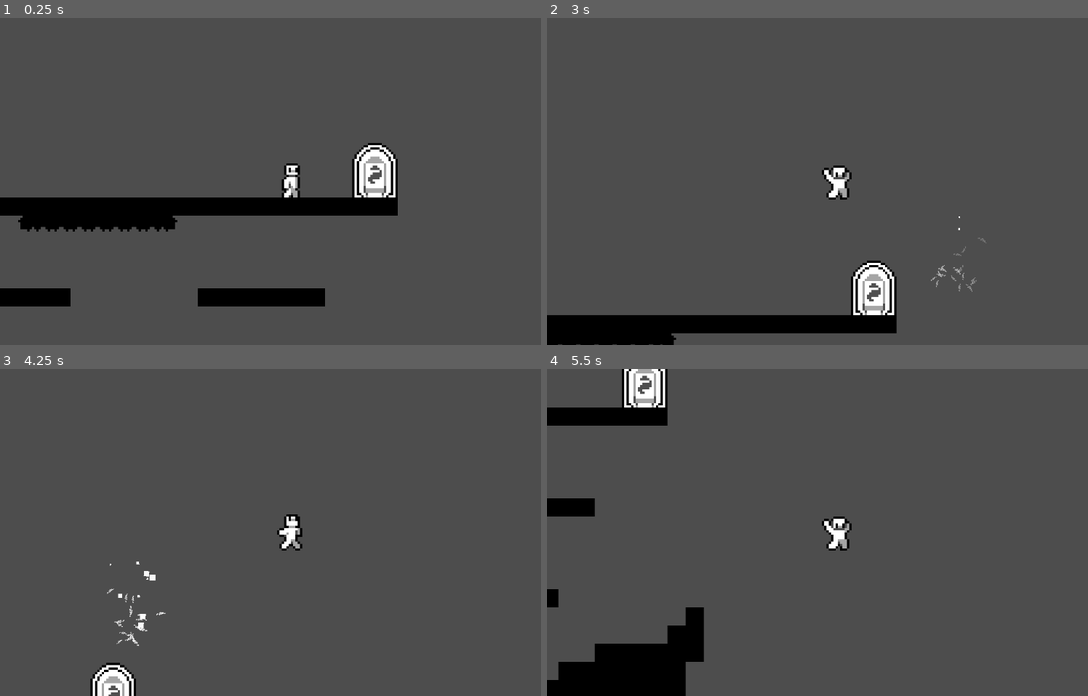
Above: before the commit, frames 1-4 (two rows, left to right).
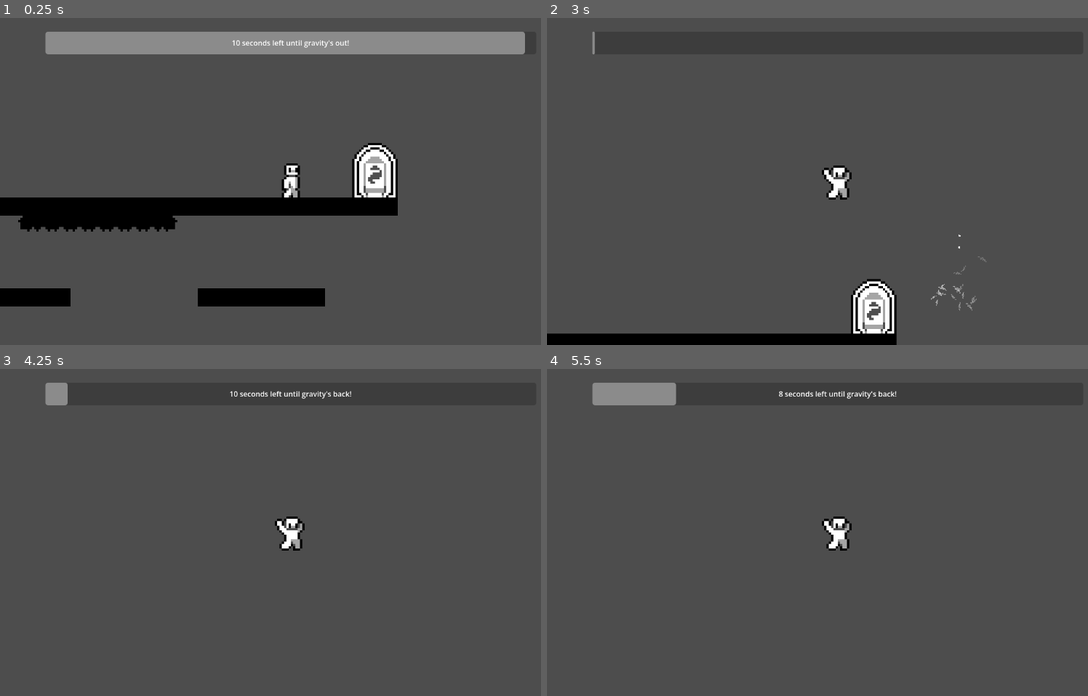
Above: after the commit, the same moments.

Repository: Choco-latez/gmtk-2026
Game: Godot game, scene res://Map/map_test.tscn
Two runs of this game, one before a commit and one after it. Both use one fixed random seed, a clock stepped at 60 frames per second and the inputs below.
Inputs (mouse positions are in pixels of both pictures, inside the frame that each line leads up to):
- Up to frame 1 (0.25 s): no input
- Up to frame 2 (3 s): tap Enter at 0.5 s; move the mouse to (963, 165) at 0.52 s; hold X (JUMP) 0.53-1.28 s; hold Right (RIGHT) 0.53-2.03 s; tap Z (DIVE) at 0.6, 1.55, 2.1 s; click (963, 165) at 0.67 s; move the mouse to (720, 197) at 1.27 s; tap X (JUMP) at 1.35, 1.52, 1.82 s; move the mouse to (898, 109) at 2.02 s; hold Left (LEFT) 2.03-2.78 s; hold X (JUMP) 2.03-2.78 s; move the mouse to (806, 246) at 2.77 s; hold Right (RIGHT) from 2.78 s (still down); tap C (USE) at 2.85 s; click (806, 246) at 2.92 s
- Up to frame 3 (4.25 s): keep holding Right (RIGHT); tap X (JUMP) at 3.02, 3.32 s; tap Z (DIVE) at 3.05, 3.6 s; move the mouse to (465, 581) at 3.52 s; hold X (JUMP) from 3.53 s (still down)
- Up to frame 4 (5.5 s): move the mouse to (666, 483) at 4.27 s; release Right (RIGHT) at 4.28 s; release X (JUMP) at 4.28 s; hold Left (LEFT) 4.28-5.03 s; tap X (JUMP) at 4.35, 4.52, 4.82 s; tap Z (DIVE) at 4.55, 5.1 s; move the mouse to (866, 532) at 5.02 s; hold Right (RIGHT) from 5.03 s (still down); hold X (JUMP) from 5.03 s (still down); click (866, 532) at 5.17 s

The runs differ from the first frame. In frame 1, 6.1% of the frame differs, in the area x 8-98%, y 4-12%; in frame 2, 6.1%; in frame 3, 1.6%; in frame 4, 7.7%, in the area x 0-65%, y 0-100%.

Commit message:
count down

Diff:
--- a/gmtk-2026/Entities/Character Entities/Player/Scripts/Player.gd
+++ b/gmtk-2026/Entities/Character Entities/Player/Scripts/Player.gd
@@ -2,6 +2,7 @@
 extends CharacterBody2D
 
 signal died
+signal ability_used
 
 @export var jump_particle_instance : PackedScene
 
@@ -73,6 +74,8 @@
 
 func _ready() -> void:
 	apply_gravity(true)
+	SignalBus.connect("change_gravity",apply_gravity)
+	connect("ability_used",SignalBus.use_ability)
 
 func _physics_process(delta: float) -> void:
 	if Input.is_action_just_pressed("debug1"):
--- a/gmtk-2026/Entities/Character Entities/Player/Scripts/normal_movement.gd
+++ b/gmtk-2026/Entities/Character Entities/Player/Scripts/normal_movement.gd
@@ -39,6 +39,7 @@
 		player.velocity.y = player.JUMP_VELOCITY
 		player.additional_jumps_available -=1
 		player.jump_particles_instantiate()
+		player.ability_used.emit()
 	elif Input.is_action_pressed("JUMP") and player.continue_jump and not player.is_on_floor():
 		player.velocity.y += player.JUMP_VELOCITY* 3.5 * get_physics_process_delta_time()
 	if Input.is_action_just_released("JUMP"):
@@ -70,6 +71,7 @@
 		player.velocity.y = 0
 
 		await %"Dive Timer".timeout
+		player.ability_used.emit()
 		%"Dive Charge Particles".emitting = false
 		%"Dive Particles".emitting = true
 		%"Dive Timer".wait_time = 0.05
--- a/gmtk-2026/Entities/Character Entities/Player/Scripts/zero_gravity_movement.gd
+++ b/gmtk-2026/Entities/Character Entities/Player/Scripts/zero_gravity_movement.gd
@@ -68,7 +68,7 @@
 
 
 		await %"Dive Timer".timeout
-
+		player.ability_used.emit()
 		%"Dive Timer".wait_time = 0.05
 		%"Dive Timer".start()
 		%"Dive Charge Particles".emitting = false
@@ -114,7 +114,7 @@
 
 	elif standing_dir == standing_directions.NONE:
 		if Input.is_action_just_pressed("JUMP") and player.additional_jumps_available > 0:
-			print("123")
+			player.ability_used.emit()
 			%"Jump Timer".start()
 			var input = Input.get_vector("LEFT","RIGHT","UP","DOWN")
 			if input == Vector2.ZERO:
--- a/gmtk-2026/Map/Map.gd
+++ b/gmtk-2026/Map/Map.gd
@@ -5,6 +5,7 @@
 # Called when the node enters the scene tree for the first time.
 func _ready() -> void:
 	$CharacterBody2D.died.connect(die)
+	$UI.visible = true
 
 	if not Savedata.fastdeath:
 		$CanvasLayer.visible = true
--- a/gmtk-2026/Map/map_test.tscn
+++ b/gmtk-2026/Map/map_test.tscn
@@ -9,6 +9,7 @@
 [ext_resource type="PackedScene" uid="uid://cesnrjpymgyr4" path="res://UI/sign_popup.tscn" id="6_fsokj"]
 [ext_resource type="PackedScene" uid="uid://c4c3u1ieaa1cr" path="res://Entities/sign_entity.tscn" id="7_0j4rv"]
 [ext_resource type="PackedScene" uid="uid://n5k1cvfb7bpu" path="res://Map/exit_door.tscn" id="9_70vnw"]
+[ext_resource type="PackedScene" uid="uid://bf0tp1d4suvgu" path="res://UI/countdown.tscn" id="10_t5kmh"]
 
 [sub_resource type="TileSetAtlasSource" id="TileSetAtlasSource_wvdts"]
 texture = ExtResource("1_uxbqh")
@@ -1101,3 +1102,8 @@
 [node name="Camera2D" type="Camera2D" parent="CharacterBody2D" unique_id=1867189765]
 zoom = Vector2(5, 5)
 position_smoothing_speed = 0.0
+
+[node name="UI" type="CanvasLayer" parent="." unique_id=1903881445]
+visible = false
+
+[node name="Countdown" parent="UI" unique_id=1818328806 instance=ExtResource("10_t5kmh")]
--- a/gmtk-2026/Signal Bus.gd
+++ b/gmtk-2026/Signal Bus.gd
@@ -9,3 +9,12 @@
 	print("changed scene")
 	get_tree().change_scene_to_file(Savedata.Levels.get(  Savedata.current_level+1 ))
 	Savedata.unlocked_levels +=1
+
+
+signal change_gravity(gravity)
+func ch_gravity(gravity):
+	change_gravity.emit(gravity)
+
+signal used_ability
+func use_ability():
+	used_ability.emit()
--- /dev/null
+++ b/gmtk-2026/UI/Scripts/countdown.gd
@@ -0,0 +1,48 @@
+class_name Countdown
+extends Control
+
+@export var countdown_time: float
+@export var gravity_working :bool = true
+var pause_timer : bool = false
+signal change_gravity(gravity)
+
+# Called when the node enters the scene tree for the first time.
+func _ready() -> void:
+	connect("change_gravity",SignalBus.ch_gravity)
+	SignalBus.connect("used_ability",skill_used)
+
+	$Timer.wait_time = countdown_time
+	$Timer.start()
+	%ProgressBar.max_value = countdown_time
+	%ProgressBar.value = countdown_time
+
+
+
+func skill_used():
+	if not pause_timer:
+		var time = $Timer.time_left/2
+		$Timer.start(time)
+		#play sound
+
+func _physics_process(delta: float) -> void:
+	if not pause_timer:
+		if gravity_working:
+			%ProgressBar.value = $Timer.time_left
+			%ProgressLabel.text = str(int(round($Timer.time_left))) + " seconds left until gravity's out!"
+		else:
+			%ProgressBar.value = countdown_time - $Timer.time_left
+			%ProgressLabel.text = str(int (round($Timer.time_left))) + " seconds left until gravity's back!"
+
+func _on_timer_timeout() -> void:
+	gravity_working = !gravity_working
+	change_gravity.emit(gravity_working)
+	$WaitTimer.start()
+	pause_timer = true
+	%ProgressLabel.visible=false
+	$Timer.wait_time = countdown_time
+
+
+func _on_wait_timer_timeout() -> void:
+	$Timer.start()
+	pause_timer = false
+	%ProgressLabel.visible=true
--- /dev/null
+++ b/gmtk-2026/UI/countdown.tscn
@@ -0,0 +1,51 @@
+[gd_scene format=3 uid="uid://bf0tp1d4suvgu"]
+
+[ext_resource type="Script" uid="uid://bg0e6ngfpnint" path="res://UI/Scripts/countdown.gd" id="1_be6yj"]
+
+[node name="Countdown" type="Control" unique_id=1818328806]
+layout_mode = 3
+anchors_preset = 15
+anchor_right = 1.0
+anchor_bottom = 1.0
+grow_horizontal = 2
+grow_vertical = 2
+script = ExtResource("1_be6yj")
+countdown_time = 10.0
+
+[node name="MarginContainer" type="MarginContainer" parent="." unique_id=1539457186]
+layout_mode = 1
+anchors_preset = 10
+anchor_right = 1.0
+offset_bottom = 27.0
+grow_horizontal = 2
+theme_override_constants/margin_left = 100
+theme_override_constants/margin_top = 30
+theme_override_constants/margin_right = 100
+theme_override_constants/margin_bottom = 30
+
+[node name="ProgressBar" type="ProgressBar" parent="MarginContainer" unique_id=1946559402]
+unique_name_in_owner = true
+custom_minimum_size = Vector2(0, 50)
+layout_mode = 2
+show_percentage = false
+
+[node name="ProgressLabel" type="Label" parent="MarginContainer/ProgressBar" unique_id=1603697700]
+unique_name_in_owner = true
+layout_mode = 1
+anchors_preset = 15
+anchor_right = 1.0
+anchor_bottom = 1.0
+grow_horizontal = 2
+grow_vertical = 2
+text = "X Seconds Until Gravity's out/back!"
+horizontal_alignment = 1
+vertical_alignment = 1
+
+[node name="Timer" type="Timer" parent="." unique_id=1371656510]
+one_shot = true
+
+[node name="WaitTimer" type="Timer" parent="." unique_id=707946066]
+one_shot = true
+
+[connection signal="timeout" from="Timer" to="." method="_on_timer_timeout"]
+[connection signal="timeout" from="WaitTimer" to="." method="_on_wait_timer_timeout"]
Not shown, added: gmtk-2026/UI/Scripts/countdown.gd.uid
